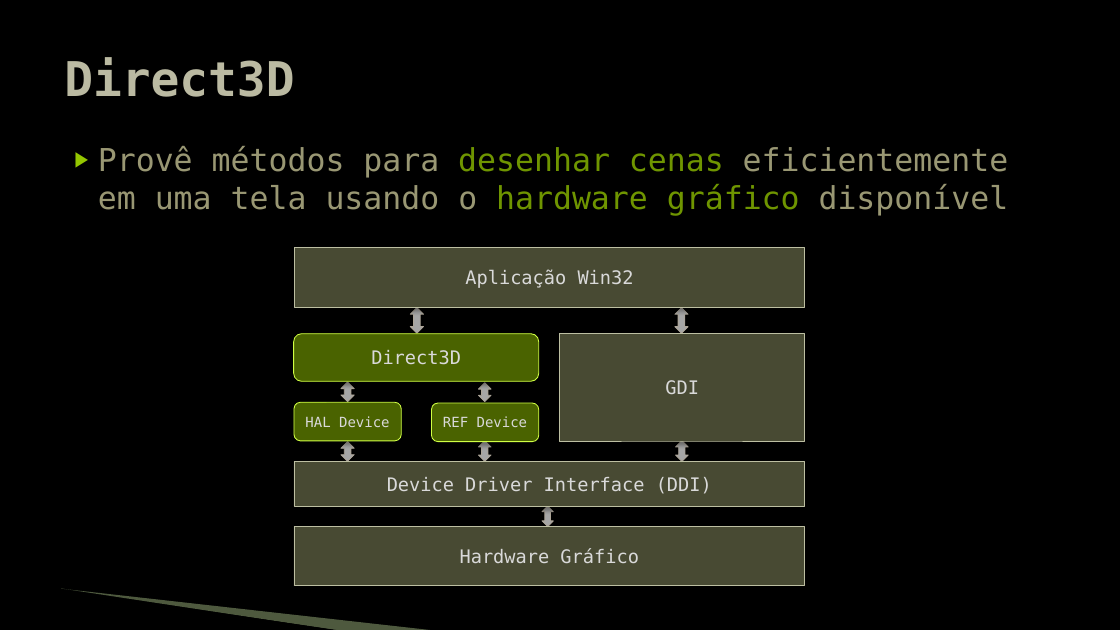
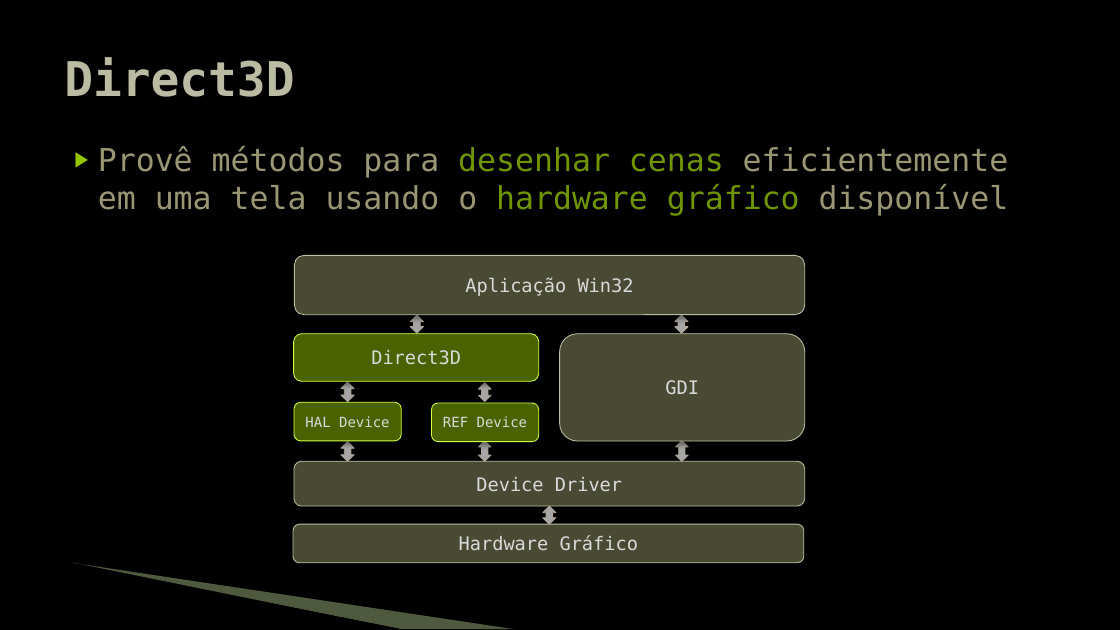
Before and after one commit to JudsonSS/Jogos, a slide deck: slide 4 of Slides/06. Direct3D.pptx. Drawn at 1120x630 pixels with LibreOffice and Linux fonts; fonts in the diff are those of the drawing; background and template pictures are left out. Boxes give left, top, right and bottom in pixels: in the first picture for what was removed or moved away, otherwise in the second. Text is boxed around its words. In the diff, an @@ line names an element or a change of style, - is before the commit and + after.

```diff
--- a/Slides/06. Direct3D.pptx
+++ b/Slides/06. Direct3D.pptx
@@ rounded rectangle "Aplicação Win32": place and size @@
-rounded rectangle "Aplicação Win32" at (294, 248, 805, 308)
+rounded rectangle "Aplicação Win32" at (294, 255, 805, 315)
@@ left right arrow: place and size @@
-left right arrow at (410, 308, 423, 334)
+left right arrow at (410, 315, 423, 334)
@@ left right arrow: place and size @@
-left right arrow at (675, 308, 688, 334)
+left right arrow at (675, 315, 688, 334)
@@ rectangle to rounded rectangle in 4 elements at (560, 334, 805, 441), (294, 255, 805, 315), (293, 524, 804, 563), (294, 461, 805, 506) @@
@@ text in rounded rectangle at (476, 477, 622, 491): text changed @@
-Device Driver Interface (DDI)
+Device Driver
@@ rounded rectangle "Hardware Gráfico": place and size @@
-rounded rectangle "Hardware Gráfico" at (294, 527, 805, 586)
+rounded rectangle "Hardware Gráfico" at (293, 524, 804, 563)
@@ freeform shape: place and size @@
-freeform shape at (60, 590, 340, 630)
+freeform shape at (71, 565, 400, 629)
@@ freeform shape: place and size @@
-freeform shape at (61, 589, 437, 630)
+freeform shape at (73, 563, 514, 629)
```
Also in this commit, not shown: 23 other slides changed, 3 slides removed.
